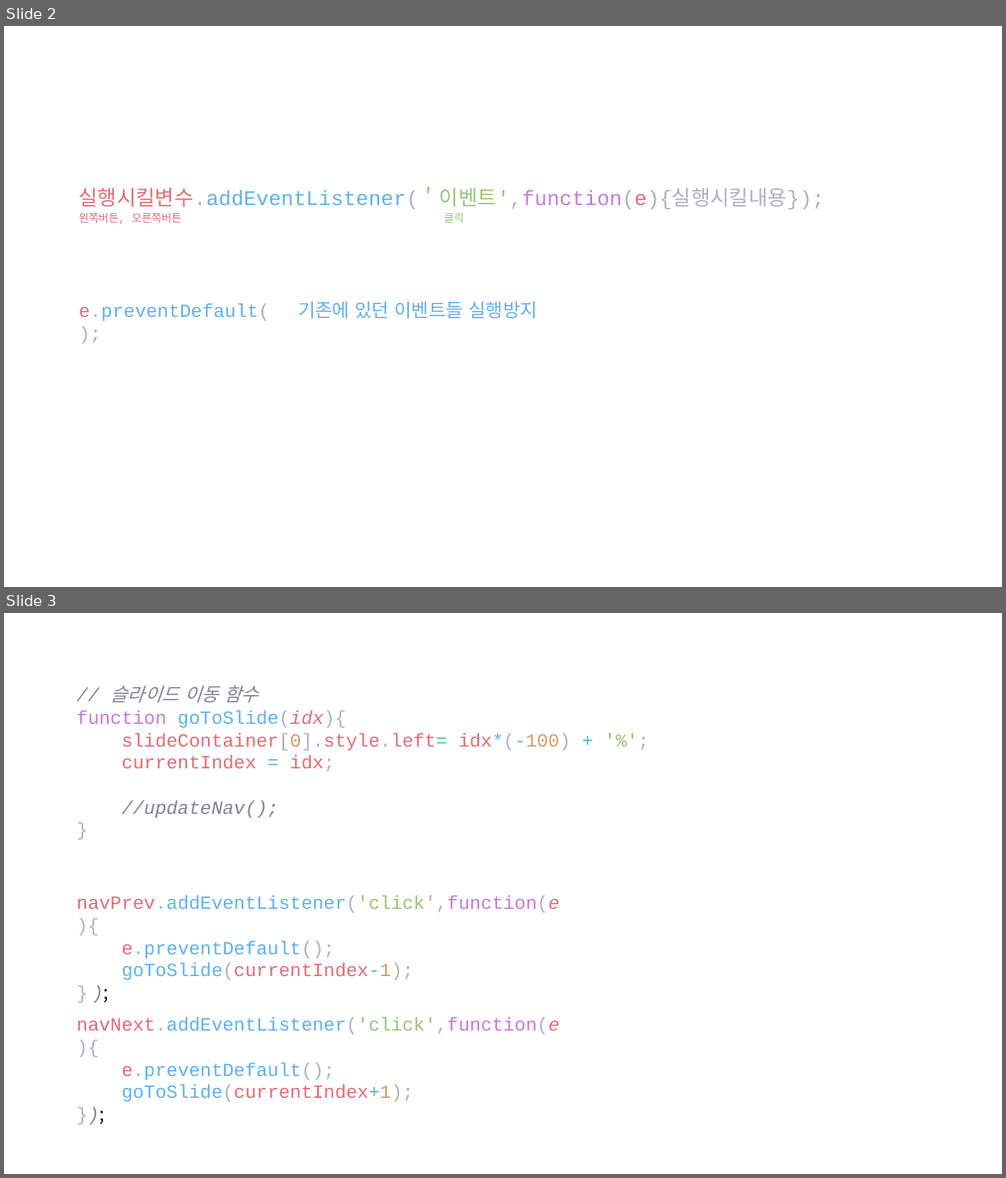
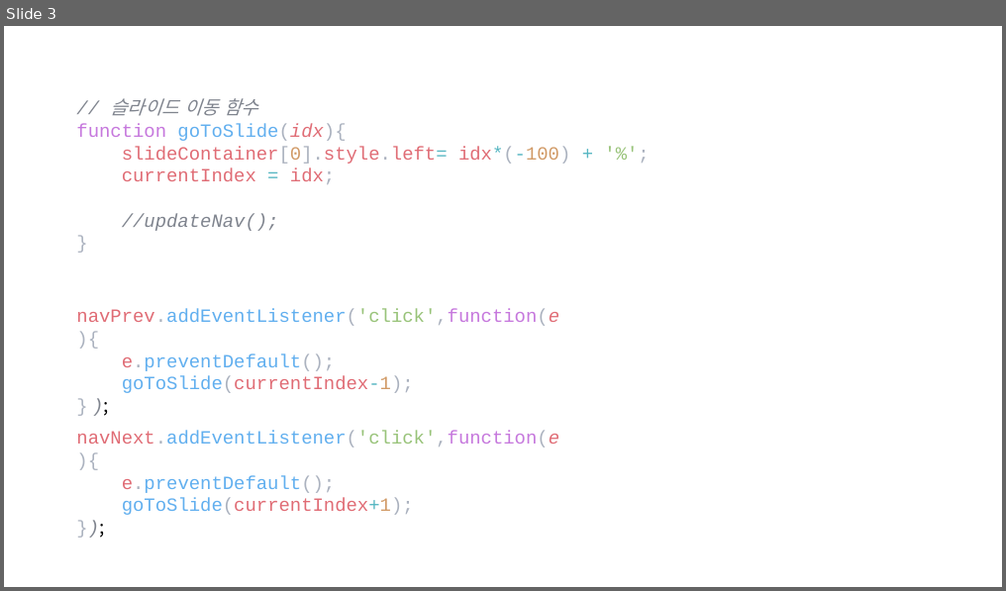
Before and after one commit to lsh58/Javascript, a slide deck: study/ex03_제작/추가내용.pptx. Shown one above the other, each under a label of ours: slides 2 and 3 before the commit, slide 3 after it. The pictures are 1006x1178 and 1006x591 pixels, drawn with LibreOffice and Linux fonts; fonts in the diff are those of the drawing. Boxes give left, top, right and bottom in pixels: in the first picture for what was removed or moved away, otherwise in the second. Text is boxed around its words. In the diff, an @@ line names an element or a change of style, - is before the commit and + after.

```diff
--- a/study/ex03_제작/추가내용.pptx
+++ b/study/ex03_제작/추가내용.pptx
@@ slide 2 removed at (4,26,1002,587), background #FFFFFF @@
@@ text removed at (79,186,825,209) @@
-실행시킬변수.addEventListener(＇이벤트',function(e){실행시킬내용});
@@ text removed at (79,213,181,224) @@
-왼쪽버튼, 오른쪽버튼
@@ text removed at (444,213,463,223) @@
-클릭
@@ text removed at (79,304,270,321) @@
-e.preventDefault();
@@ text removed at (298,301,538,319) @@
-기존에 있던 이벤트들 실행방지
```
Also in this commit, not shown: 2 slides changed, 6 slides added, 1 other slide removed.
